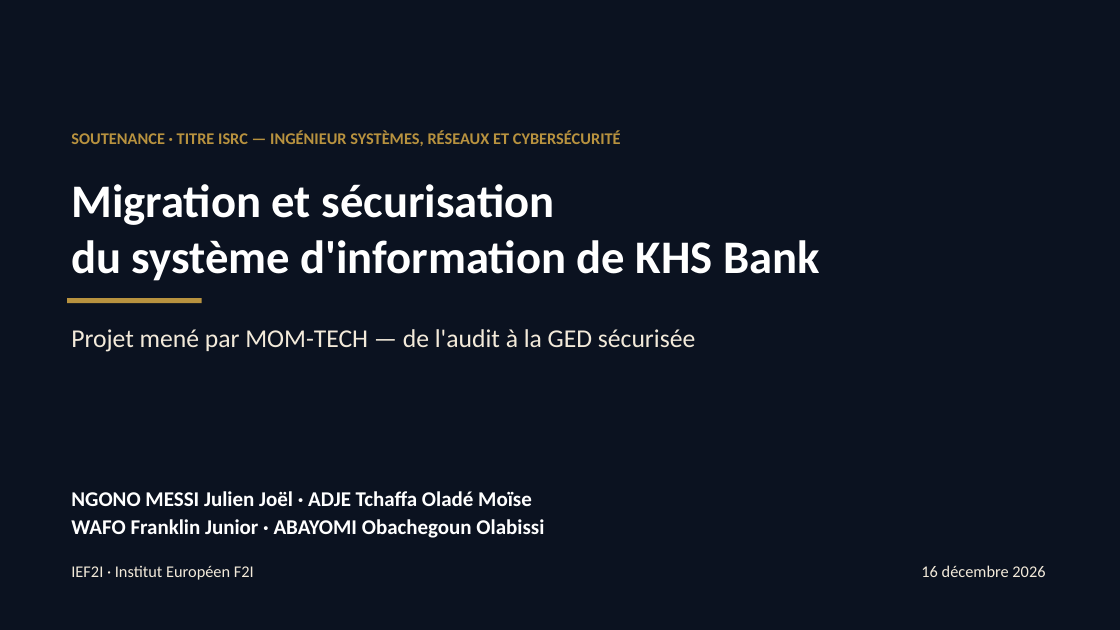
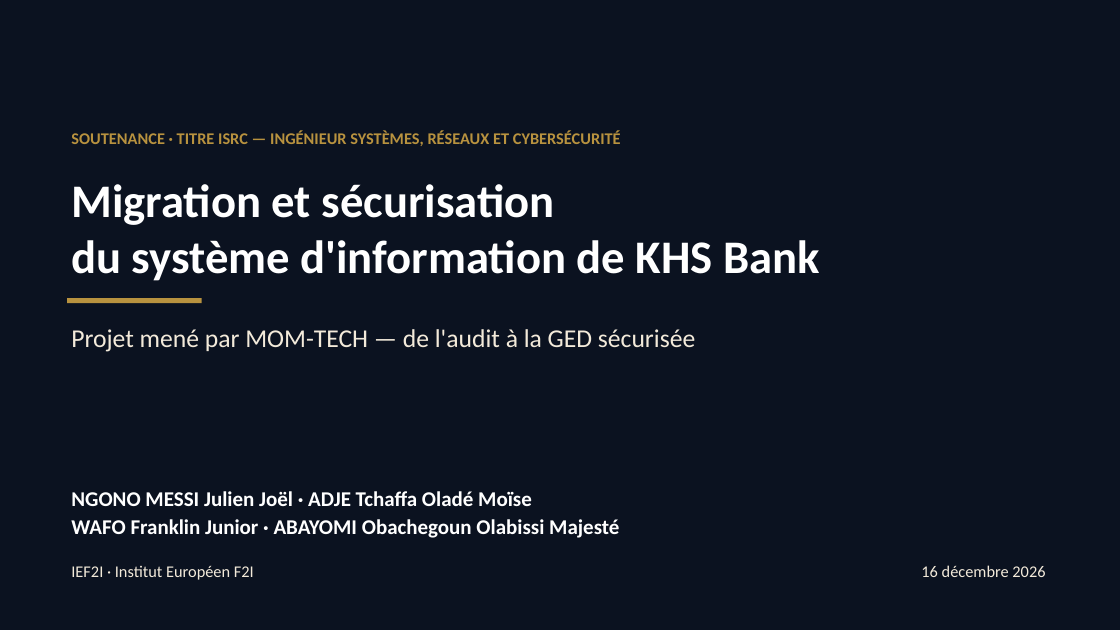
Before and after one commit to ngonomessi-cmd/projet-fin-etude, a slide deck: slide 1 of soutenance/Soutenance_KHS_Bank_MOM-TECH.pptx. Drawn at 1120x630 pixels with LibreOffice and Linux fonts; fonts in the diff are those of the drawing. Boxes give left, top, right and bottom in pixels: in the first picture for what was removed or moved away, otherwise in the second. Text is boxed around its words. In the diff, an @@ line names an element or a change of style, - is before the commit and + after.

```diff
--- a/soutenance/Soutenance_KHS_Bank_MOM-TECH.pptx
+++ b/soutenance/Soutenance_KHS_Bank_MOM-TECH.pptx
@@ text at [71, 519, 619, 538]: text changed @@
-WAFO Franklin Junior · ABAYOMI Obachegoun Olabissi
+WAFO Franklin Junior · ABAYOMI Obachegoun Olabissi Majesté
```
Also in this commit, not shown: 1 other slide changed, 12 other files.
